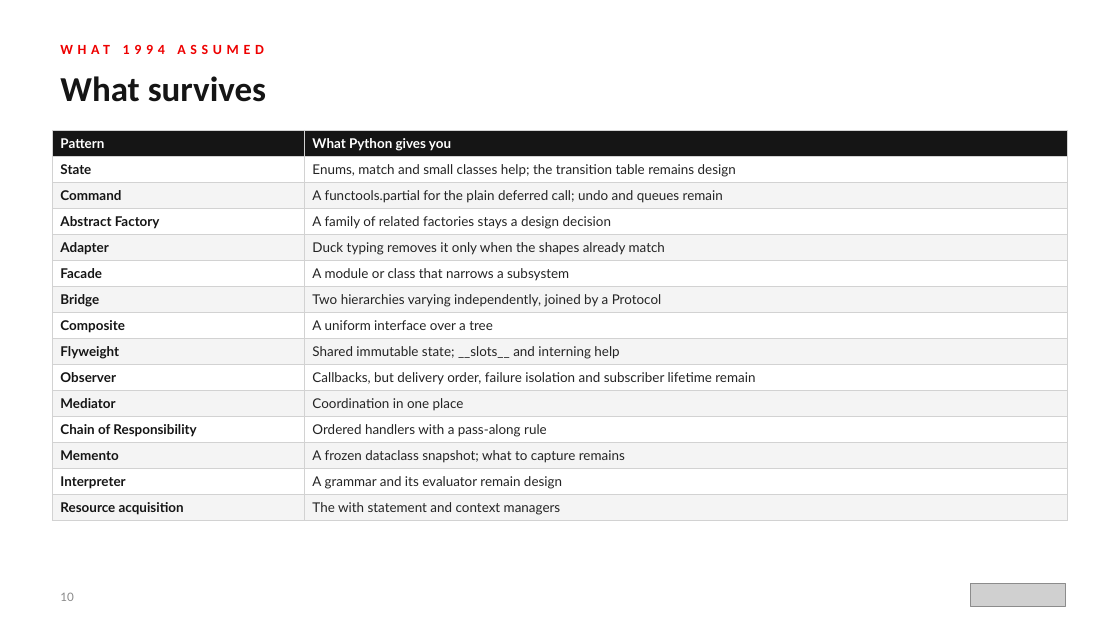
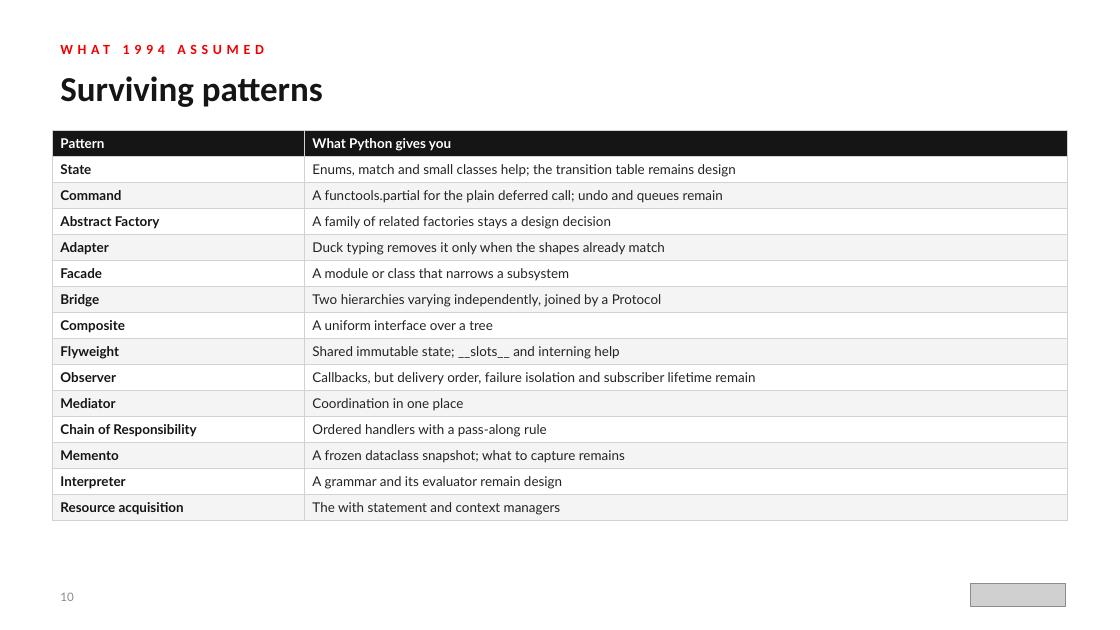
Before and after one commit to patterncatalyst/design-patterns-with-python, a slide deck: slide 10 of presentation/design-patterns-with-python-101-patterns-and-solid.pptx. Drawn at 1120x630 pixels with LibreOffice and Linux fonts; fonts in the diff are those of the drawing; grey boxes stand for pictures. Boxes give left, top, right and bottom in pixels: in the first picture for what was removed or moved away, otherwise in the second. Text is boxed around its words. In the diff, an @@ line names an element or a change of style, - is before the commit and + after.

```diff
--- a/presentation/design-patterns-with-python-101-patterns-and-solid.pptx
+++ b/presentation/design-patterns-with-python-101-patterns-and-solid.pptx
@@ text at <box>60,76,323,107</box>: text changed @@
-What survives
+Surviving patterns
```
Also in this commit, not shown: 13 other slides changed, 3 other files.
